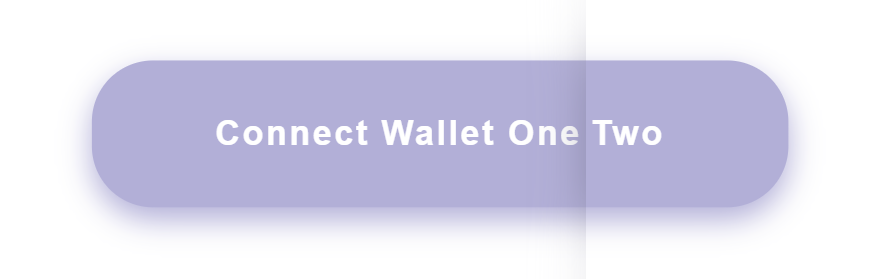
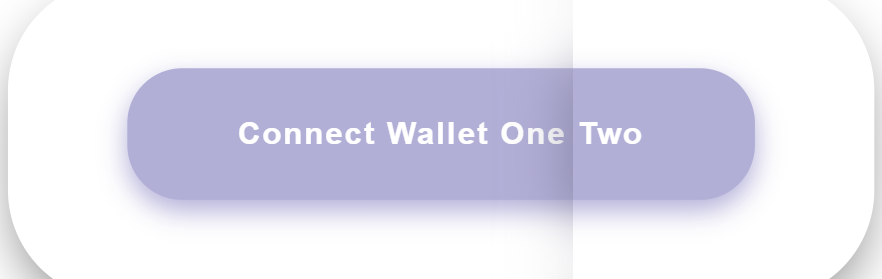
Comparing the layer stacks of the two 882 x 279 images. Changes:
removed layer "Layer 2 copy" over <box>586,0,882,279</box>
added layer "Layer 3 copy" above "Layer 3" over <box>573,0,882,279</box>
added layer "Layer 3" (50%) above "Layer 2" over <box>491,0,882,279</box>
painted on "Layer 2" over <box>0,0,882,279</box>
removed layer "Layer 1" over <box>0,0,841,279</box>
